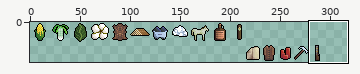
Sprite sheet: tiles/commodities20.png. Above: a wide view before the commit, with the close-up outlined.
Close-up. Before:
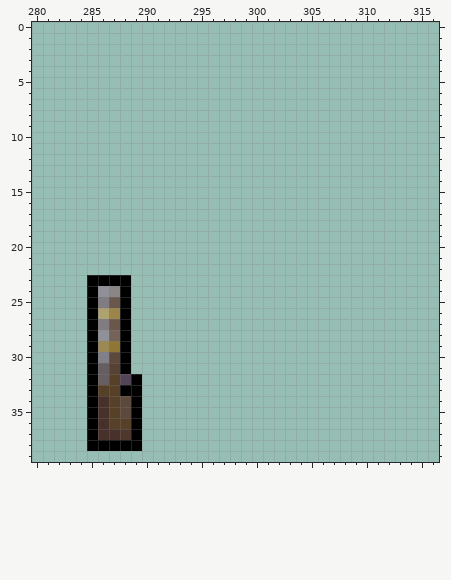
The file is 320x40 pixels. Colours within 5 levels of each other are drawn and written as one. Shown: x 280..316, y 0..39. The wide view leaves out empty margins. The commit also changed other parts of the picture, which this record leaves out.
The same view after the edit:
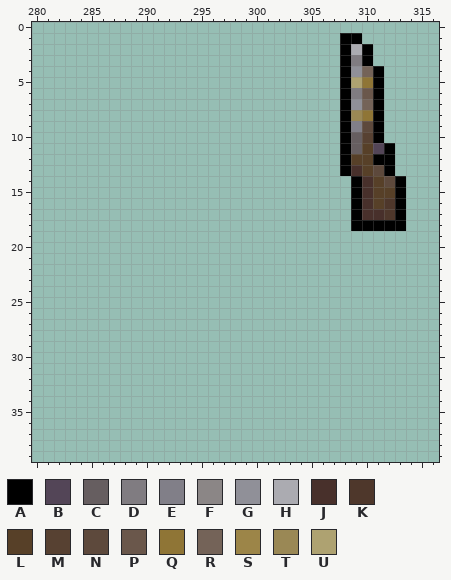
Palette (. is transparent): A #000000  B #534557  C #665e60  D #807c81  E #817f88  F #8b8686  G #909098  H #ababb1  J #48302b  K #4e372b  L #574028  M #574132  N #5d493c  P #6a574b  Q #8f7536  R #746358  S #9c8548  T #9a8855  U #aea271
The edit:
@@ x 306..315 @@
  0 ..........
- 1 ..........
- 2 ..........
- 3 ..........
- 4 ..........
- 5 ..........
- 6 ..........
- 7 ..........
- 8 ..........
- 9 ..........
-10 ..........
-11 ..........
-12 ..........
-13 ..........
-14 ..........
-15 ..........
-16 ..........
-17 ..........
-18 ..........
+ 1 ..AA......
+ 2 ..AHA.....
+ 3 ..ADA.....
+ 4 ..AGRA....
+ 5 ..AUQA....
+ 6 ..ADPA....
+ 7 ..AGRA....
+ 8 ..ATQA....
+ 9 ..AENA....
+10 ..ACMA....
+11 ..ACLBA...
+12 ..ALLAA...
+13 ..AJLNA...
+14 ...AJLNA..
+15 ...AJLLA..
+16 ...AJLKA..
+17 ...AJJKA..
+18 ...AAAAA..
 19 ..........
@@ x 283..291 @@
 22 .........
-23 ..AAAA...
-24 ..AGFA...
-25 ..ADPA...
-26 ..AUSA...
-27 ..ADPA...
-28 ..AGRA...
-29 ..ATQA...
-30 ..AENA...
-31 ..ACMA...
-32 ..ACLBA..
-33 ..ALLAA..
-34 ..AJLNA..
-35 ..AJLNA..
-36 ..AJLLA..
-37 ..AJJKA..
-38 ..AAAAA..
+23 .........
+24 .........
+25 .........
+26 .........
+27 .........
+28 .........
+29 .........
+30 .........
+31 .........
+32 .........
+33 .........
+34 .........
+35 .........
+36 .........
+37 .........
+38 .........
 39 .........
Pixel boxes of the changes (left, top, right, bottom) in both close-ups:
added: (340, 33, 406, 231)
erased: (87, 275, 142, 451)
